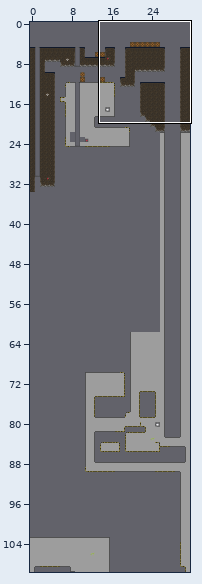
Tiled map -- assets/data/map.tmx. The picture above shows the old version from afar; the outline marks the close-up.
Close-up. Old version:
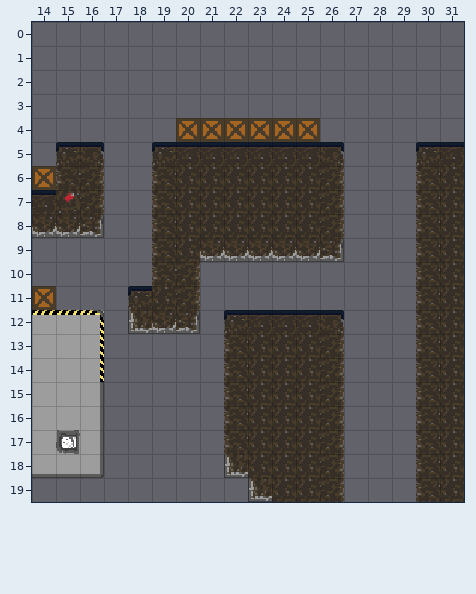
Cells are 16x16 px. Shown: x 14..31, y 0..19. The commit also changed other parts of the map, which this record leaves out.
After:
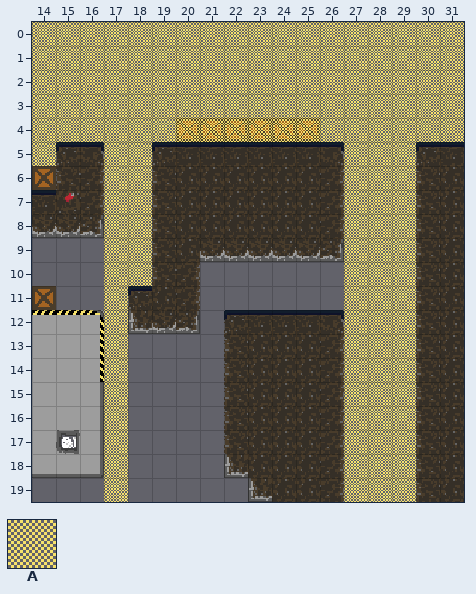
Key: from "decals": A 1.
_ is an empty cell.
Tiles of an added or newly shown layer are drawn over the layers below it.
The exact change:
Layer "light" (now shown):
Tile A is added in rows 0 to 4 at x 14 to 31; in row 5 at x 14, 17 to 18 and 27 to 29; in rows 6 to 10 at x 17 to 18 and 27 to 29; in rows 11 to 19 at x 17 and 27 to 29.
Pixel boxes of the changes (left, top, right, bottom) in both close-ups:
added: (32, 22, 464, 502)
